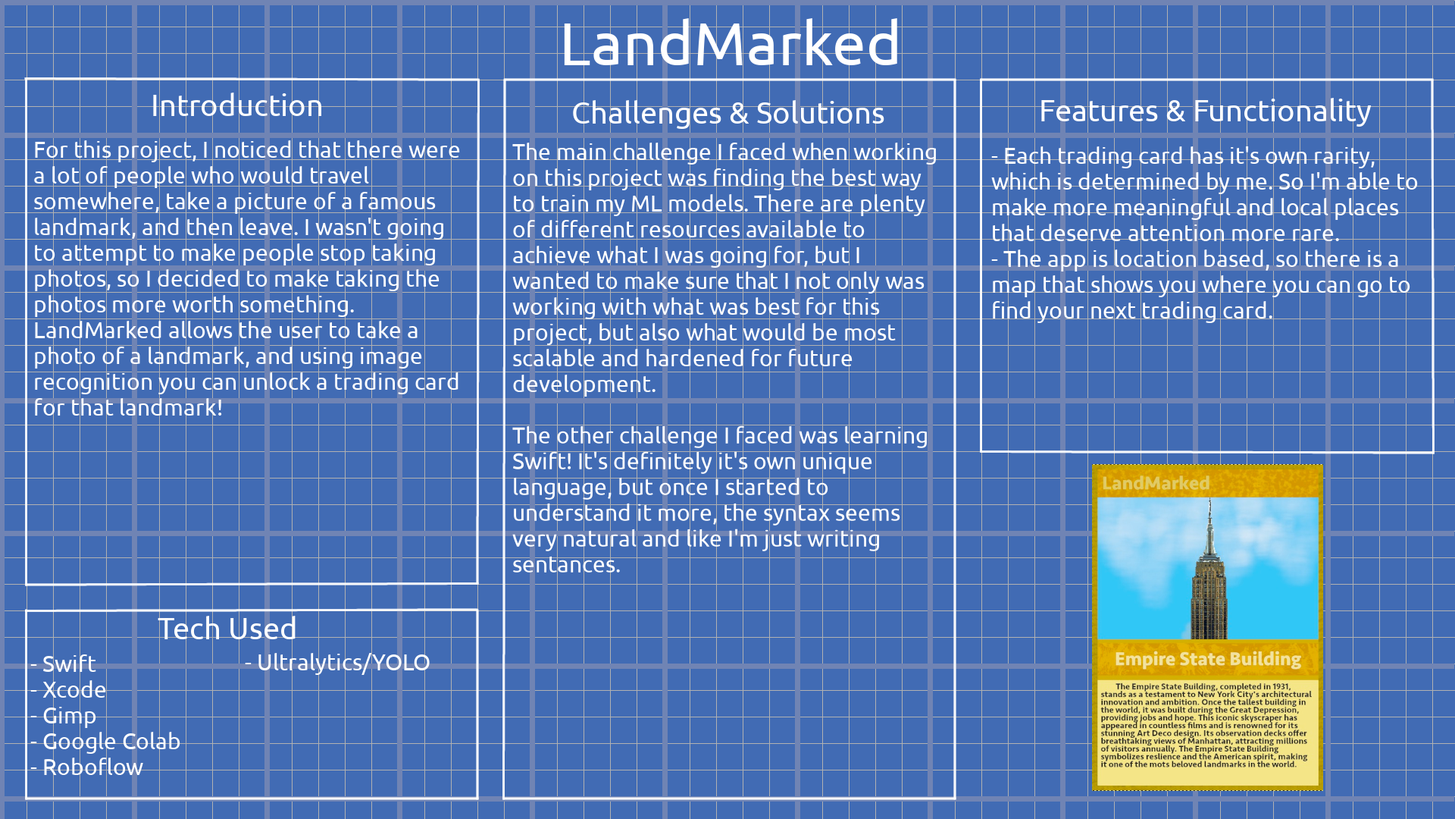
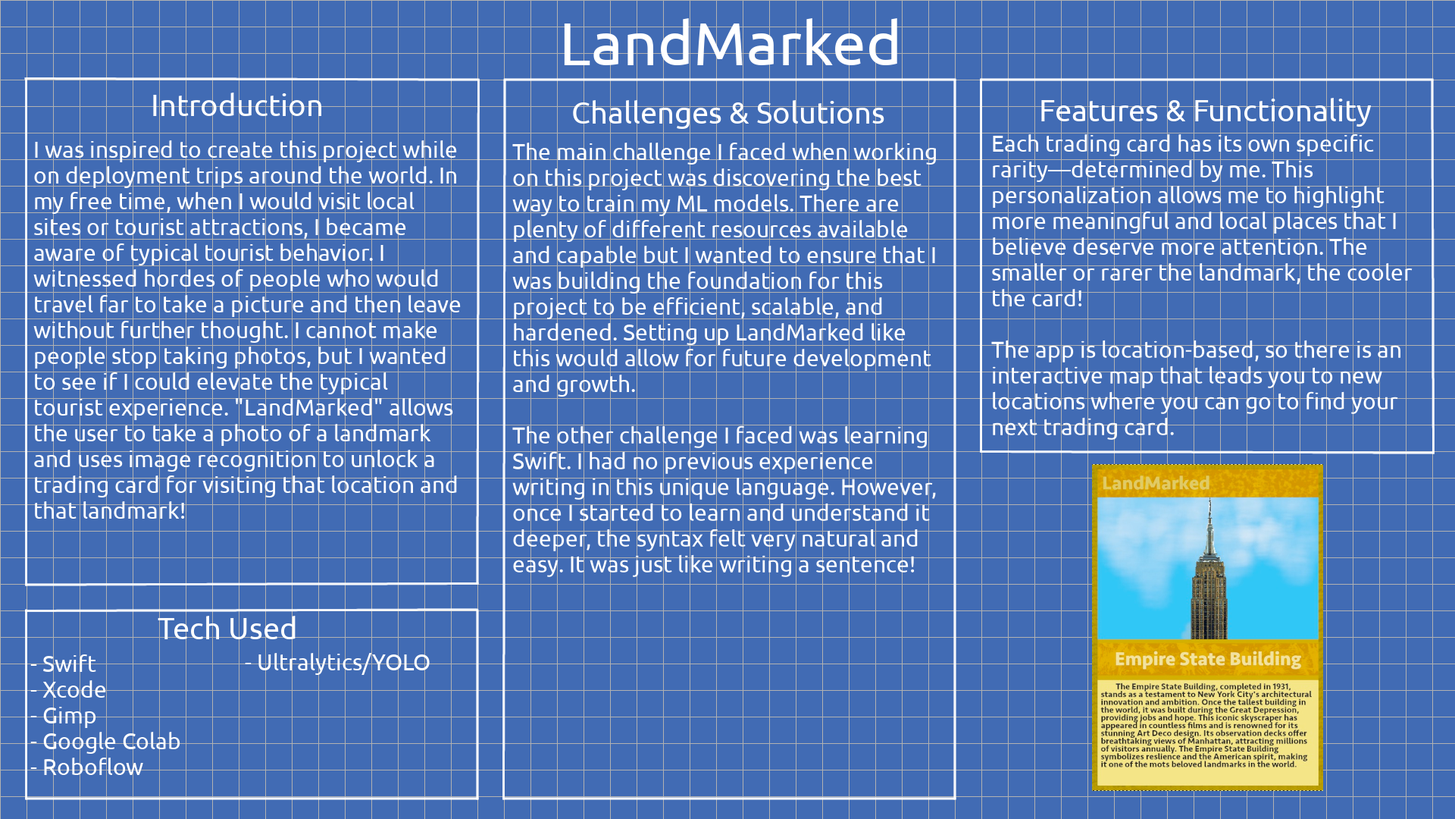
Layer changes from the first 1455 × 819 image to the second:
painted on "The main challenge I faced whe..." over left=512, top=168, right=937, bottom=577
renamed "- Each trading card has it's o..." to "Each trading card has its own ...", painted on it over left=991, top=134, right=1419, bottom=440
renamed "For this project, I noticed th..." to "I was inspired to create this ...", painted on it over left=33, top=140, right=461, bottom=519
hid "Grid Lines Large" over left=0, top=0, right=1455, bottom=819
